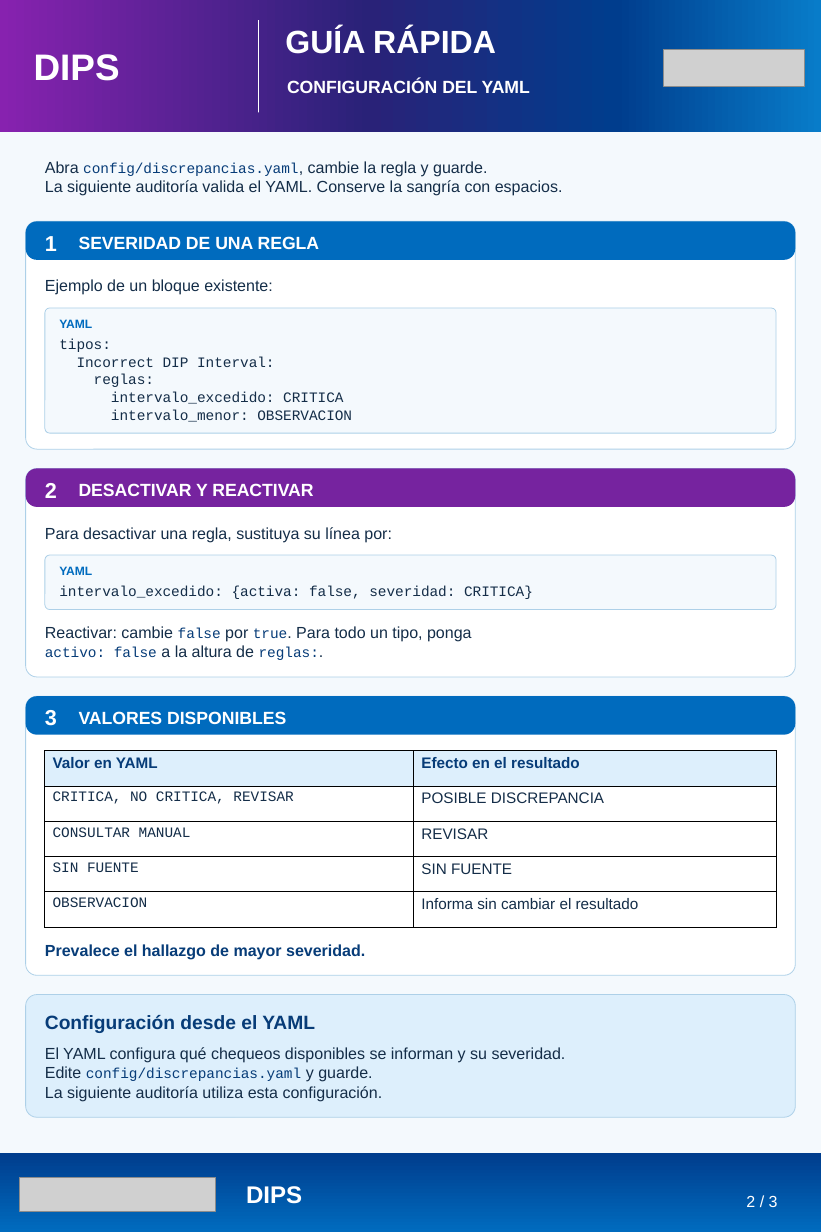
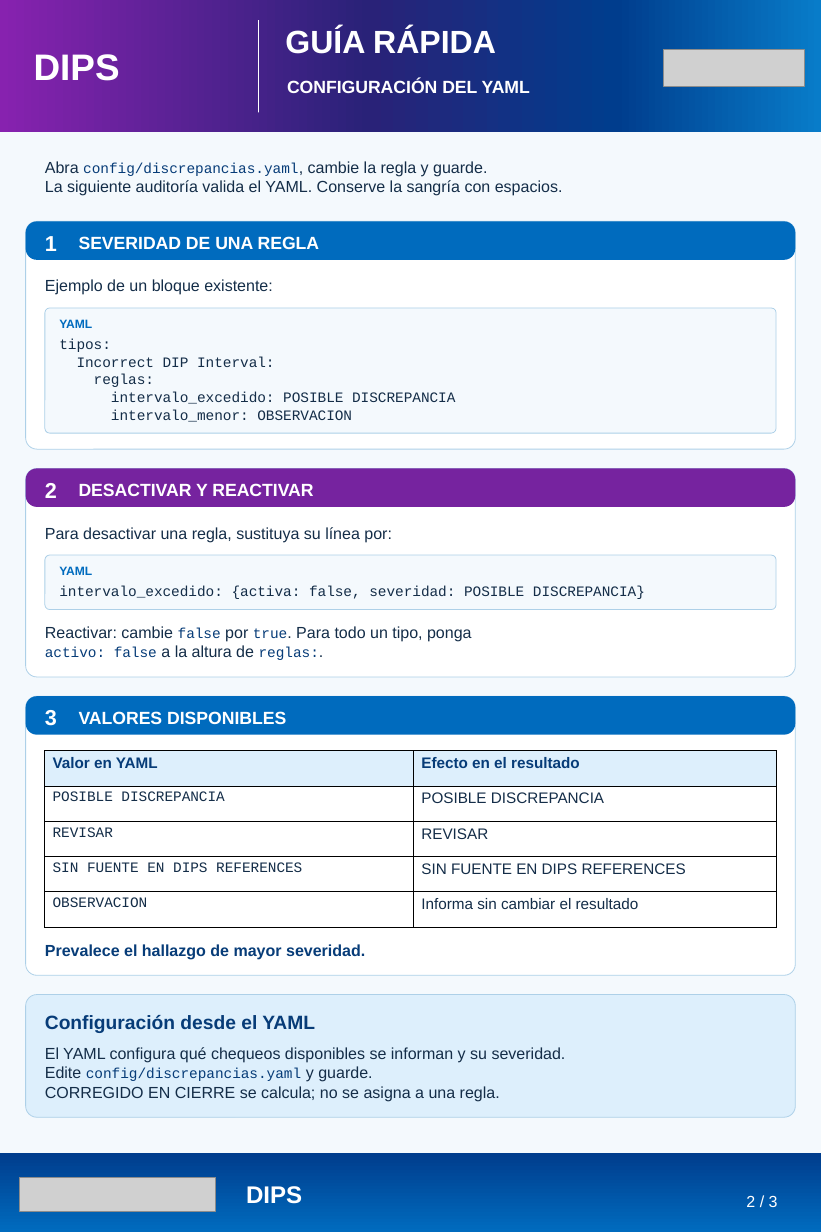
Before and after one commit to lviloriabas/dips, a slide deck: slide 2 of docs/Guia_DIPS_reglas_referencias.pptx. Drawn at 821x1232 pixels with LibreOffice and Linux fonts; fonts in the diff are those of the drawing; grey boxes stand for pictures. Boxes give left, top, right and bottom in pixels: in the first picture for what was removed or moved away, otherwise in the second. Text is boxed around its words. In the diff, an @@ line names an element or a change of style, - is before the commit and + after.

Commit message:
Unifica las discrepancias con los resultados actuales de auditoría

```diff
--- a/docs/Guia_DIPS_reglas_referencias.pptx
+++ b/docs/Guia_DIPS_reglas_referencias.pptx
@@ text at (111, 392, 455, 404): text changed @@
-intervalo_excedido: CRITICA
+intervalo_excedido: POSIBLE DISCREPANCIA
@@ text at (59, 586, 645, 599): text changed @@
-intervalo_excedido: {activa: false, severidad: CRITICA}
+intervalo_excedido: {activa: false, severidad: POSIBLE DISCREPANCIA}
@@ table at (45, 750, 776, 926) @@
-row 2, column 1: CRITICA, NO CRITICA, REVISAR
+row 2, column 1: POSIBLE DISCREPANCIA
-row 3, column 1: CONSULTAR MANUAL
+row 3, column 1: REVISAR
-row 4, column 1: SIN FUENTE
+row 4, column 1: SIN FUENTE EN DIPS REFERENCES
-row 4, column 2: SIN FUENTE
+row 4, column 2: SIN FUENTE EN DIPS REFERENCES
@@ text at (45, 1086, 500, 1102): text changed @@
-La siguiente auditoría utiliza esta configuración.
+CORREGIDO EN CIERRE se calcula; no se asigna a una regla.
```
Also in this commit, not shown: 1 other slide changed, 23 other files.
